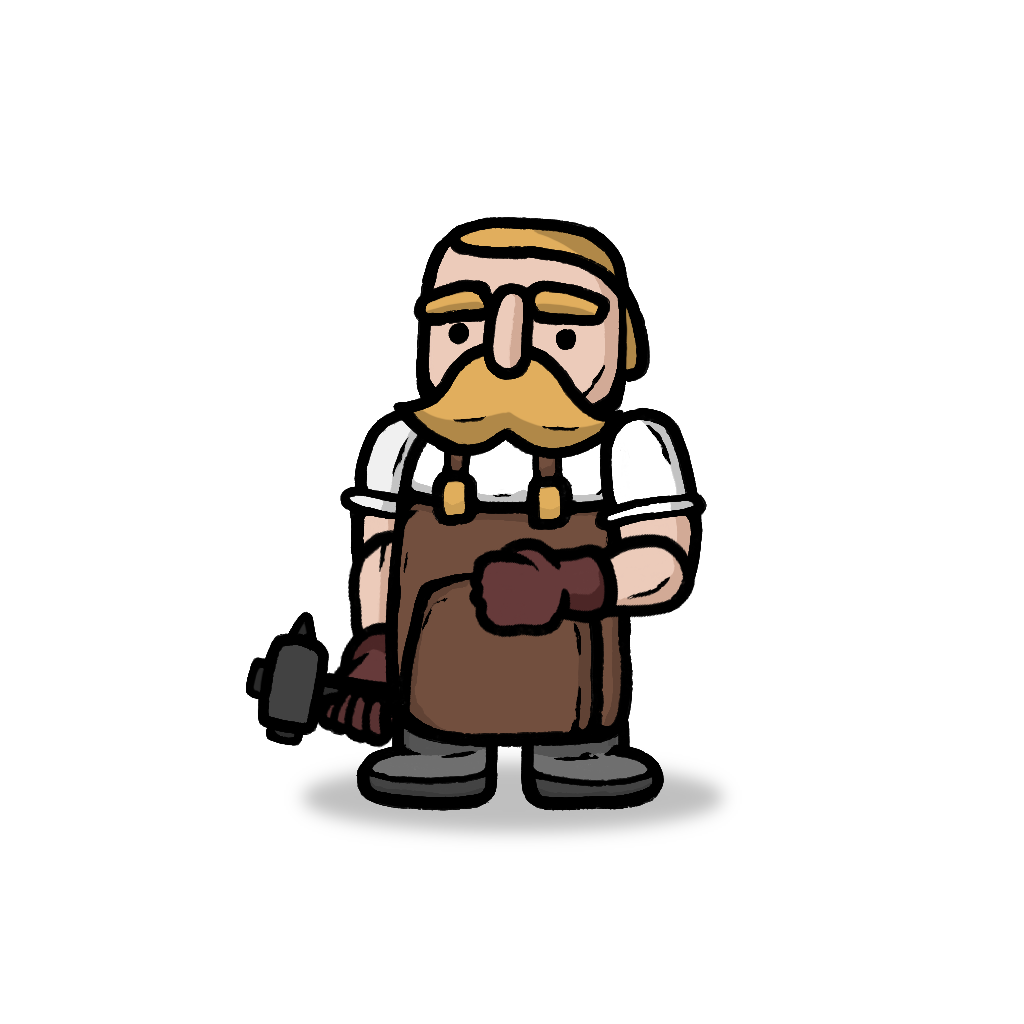
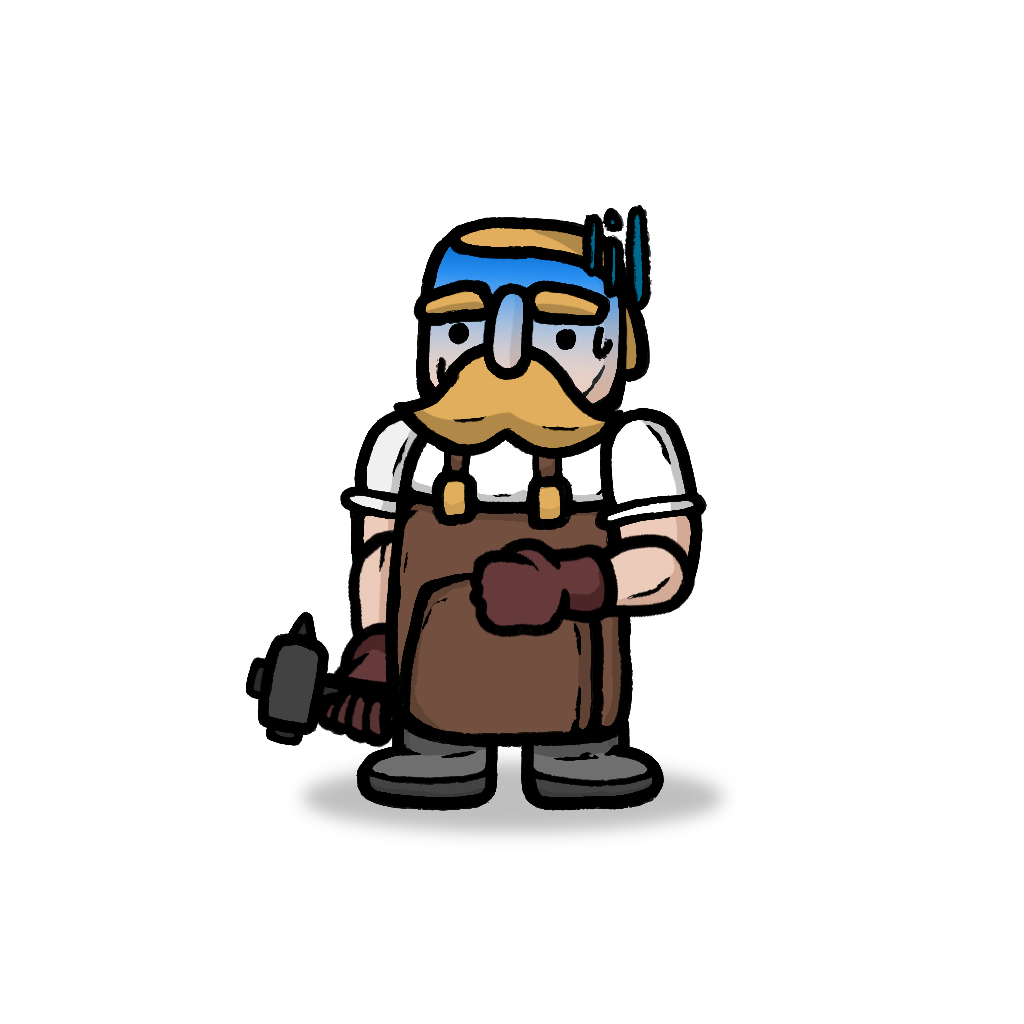
The second 1024x1024 image is a revision of the first. Changes to its layers:
added layer "Sweat" in group "Head" over (x1=436, y1=325, x2=613, y2=388)
added layer "Depression 2" in group "Head" over (x1=581, y1=205, x2=652, y2=311)
moved "Hair" above "Depression 1" over (x1=447, y1=217, x2=650, y2=382)
added layer "Depression 1" in group "Head" over (x1=429, y1=225, x2=620, y2=404)
